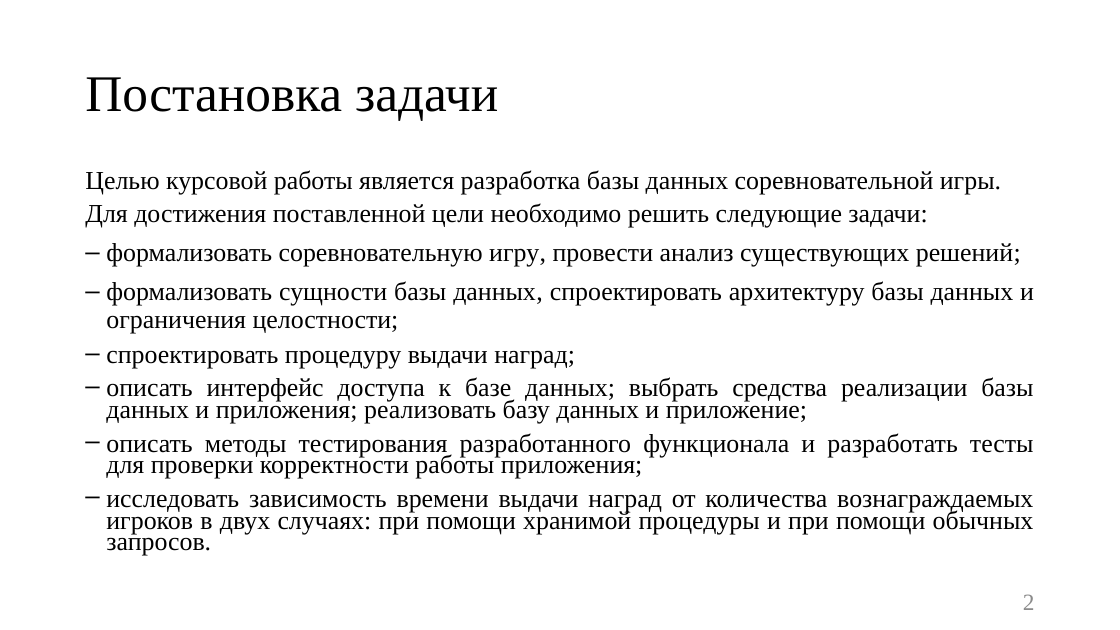
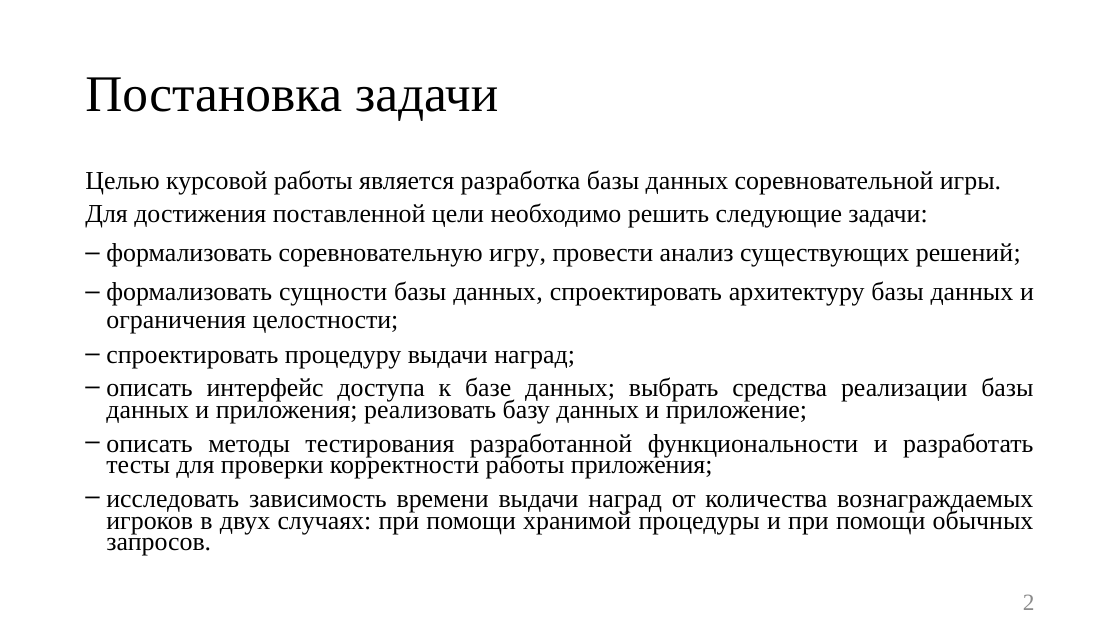
Before and after one commit to Kukushenok/competitive-math-game, a slide deck: slide 2 of docs/presentation.pptx. Drawn at 1120x630 pixels with LibreOffice and Linux fonts; fonts in the diff are those of the drawing. Boxes give left, top, right and bottom in pixels: in the first picture for what was removed or moved away, otherwise in the second. Text is boxed around its words. In the diff, an @@ line names an element or a change of style, - is before the commit and + after.

```diff
--- a/docs/presentation.pptx
+++ b/docs/presentation.pptx
@@ text at [106,433,1033,479]: text changed @@
-‒ описать методы тестирования разработанного функционала и разработать тесты для проверки корректности работы приложения;
+‒ описать методы тестирования разработанной функциональности и разработать тесты для проверки корректности работы приложения;
```
Also in this commit, not shown: 6 other slides changed, 2 slides added, 1 slide removed, 16 other files.
